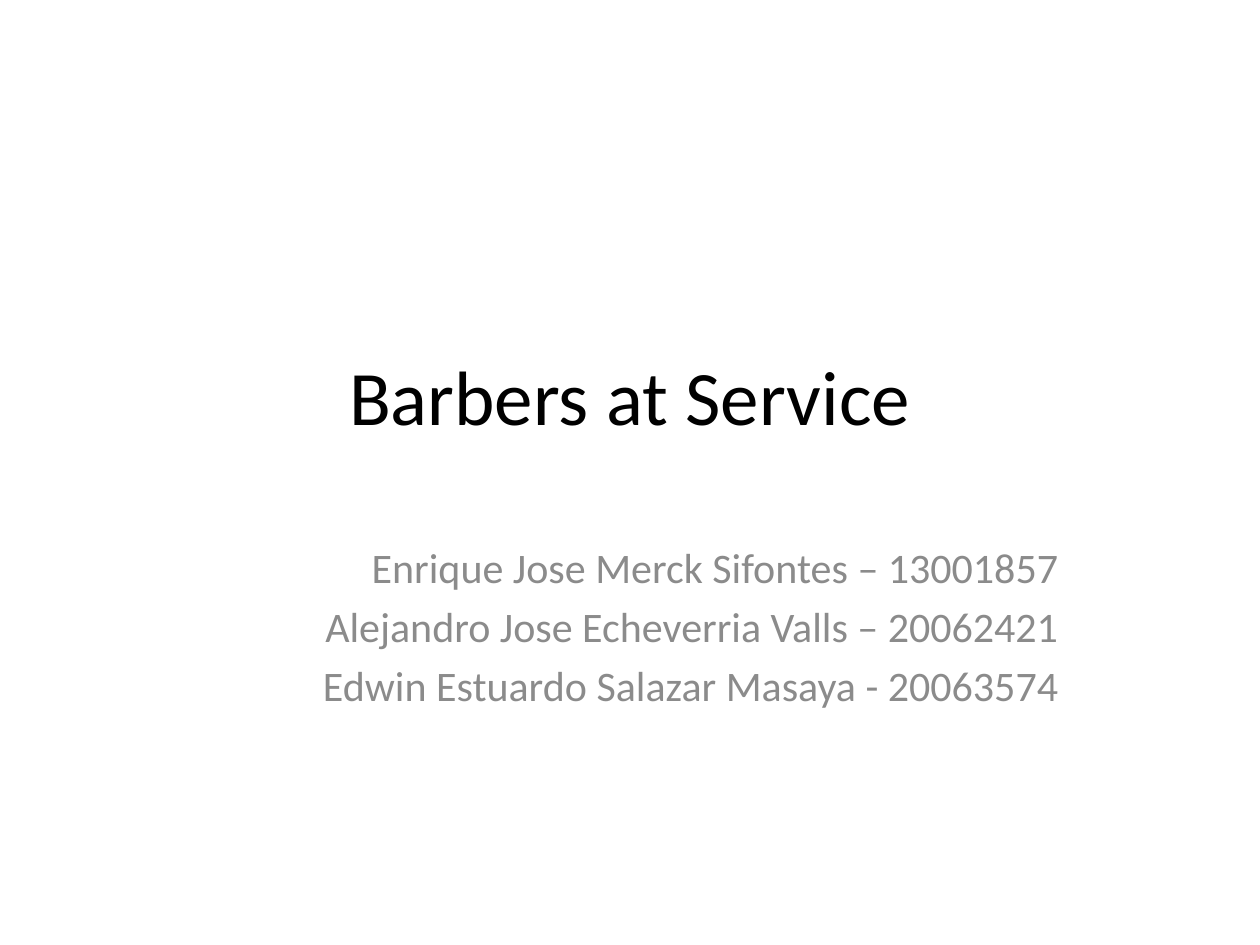
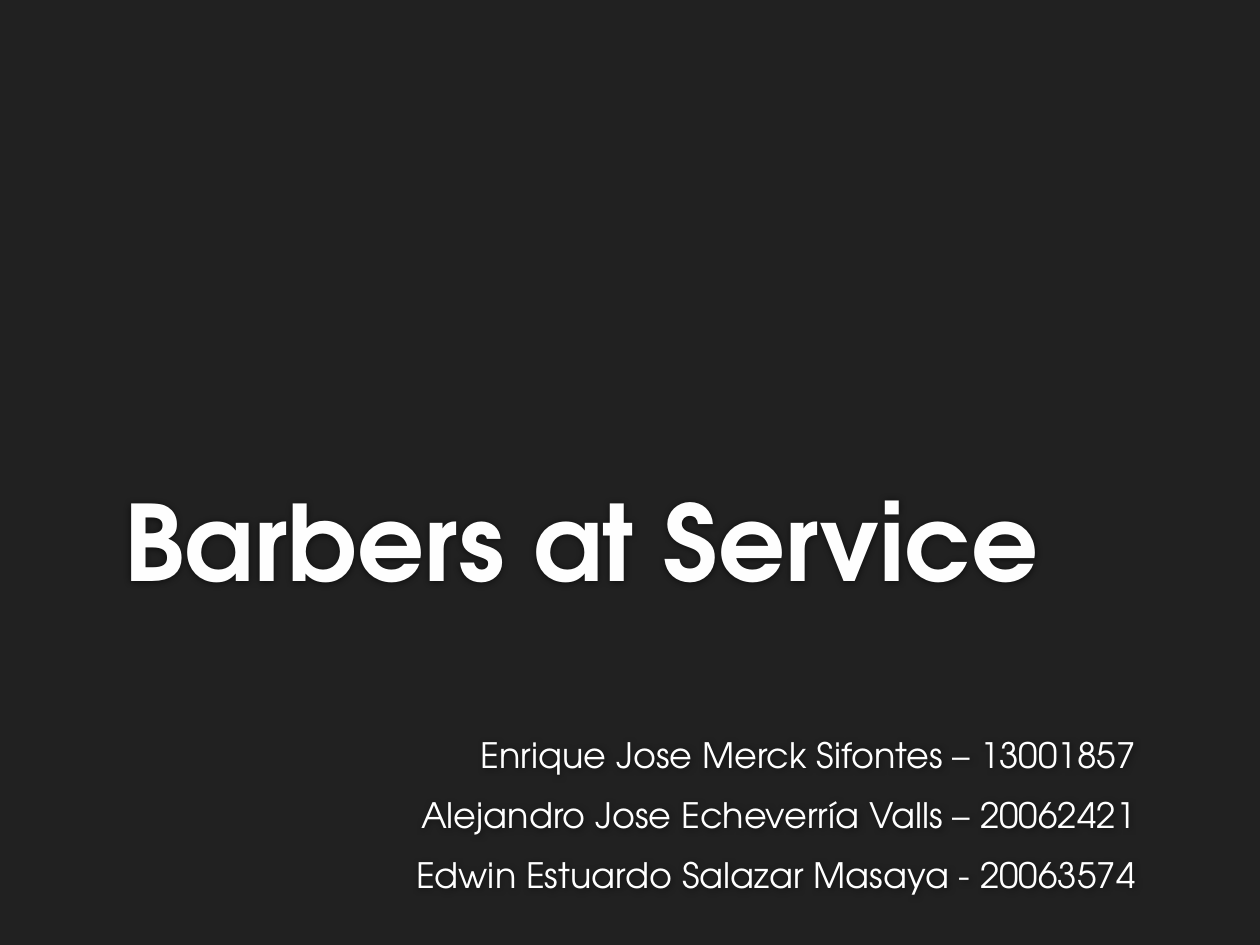
Before and after one commit to esalazarmasaya/BarbersAtService, a slide deck: slide 1 of Presentación Barbers at Service.pptx. Drawn at 1260x945 pixels with LibreOffice and Linux fonts; fonts in the diff are those of the drawing; background and template pictures are left out. Boxes give left, top, right and bottom in pixels: in the first picture for what was removed or moved away, otherwise in the second. Text is boxed around its words. In the diff, an @@ line names an element or a change of style, - is before the commit and + after.

```diff
--- a/Presentación Barbers at Service.pptx
+++ b/Presentación Barbers at Service.pptx
@@ background #FFFFFF to #212121 @@
@@ title "Barbers at Service" moved from (x1=349, y1=371, x2=910, y2=426) to (x1=124, y1=500, x2=1039, y2=583) @@
@@ title "Barbers at Service" at (x1=124, y1=500, x2=1039, y2=583): size 44 to 60 pt, font Calibri to TeX Gyre Adventor, text colour #000000 to #FEFEFE, bold on; alignment centre to left; vertical alignment middle to bottom @@
@@ subtitle "Enrique Jose Merck Sifontes – ..." moved from (x1=323, y1=554, x2=1058, y2=708) to (x1=416, y1=741, x2=1135, y2=895) @@
@@ subtitle at (x1=416, y1=741, x2=1135, y2=895): size 24 to 20 pt, font Calibri to TeX Gyre Adventor, text colour #8C8C8C to #FFFFFF in "Enrique Jose Merck Sifontes – 13001857", "Edwin Estuardo Salazar Masaya - 20063574"; more space between paragraphs @@
@@ subtitle at (x1=421, y1=801, x2=1135, y2=835): text changed; size 24 to 20 pt; font Calibri to TeX Gyre Adventor; text colour #8C8C8C to #FFFFFF @@
-Alejandro Jose Echeverria Valls – 20062421
+Alejandro Jose Echeverría Valls – 20062421
```
Also in this commit, not shown: 5 other slides changed, 9 slides added, 8 other files.
